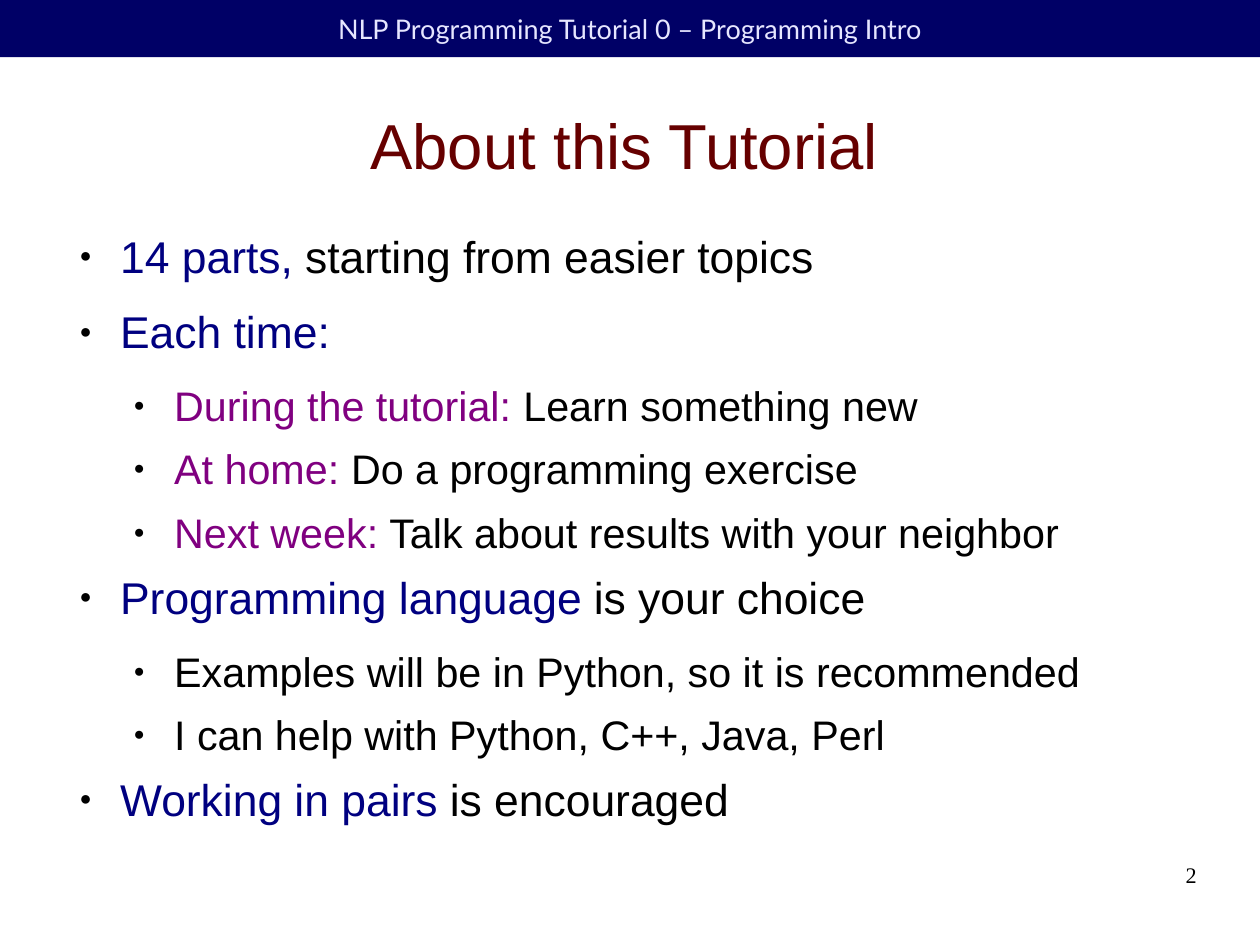
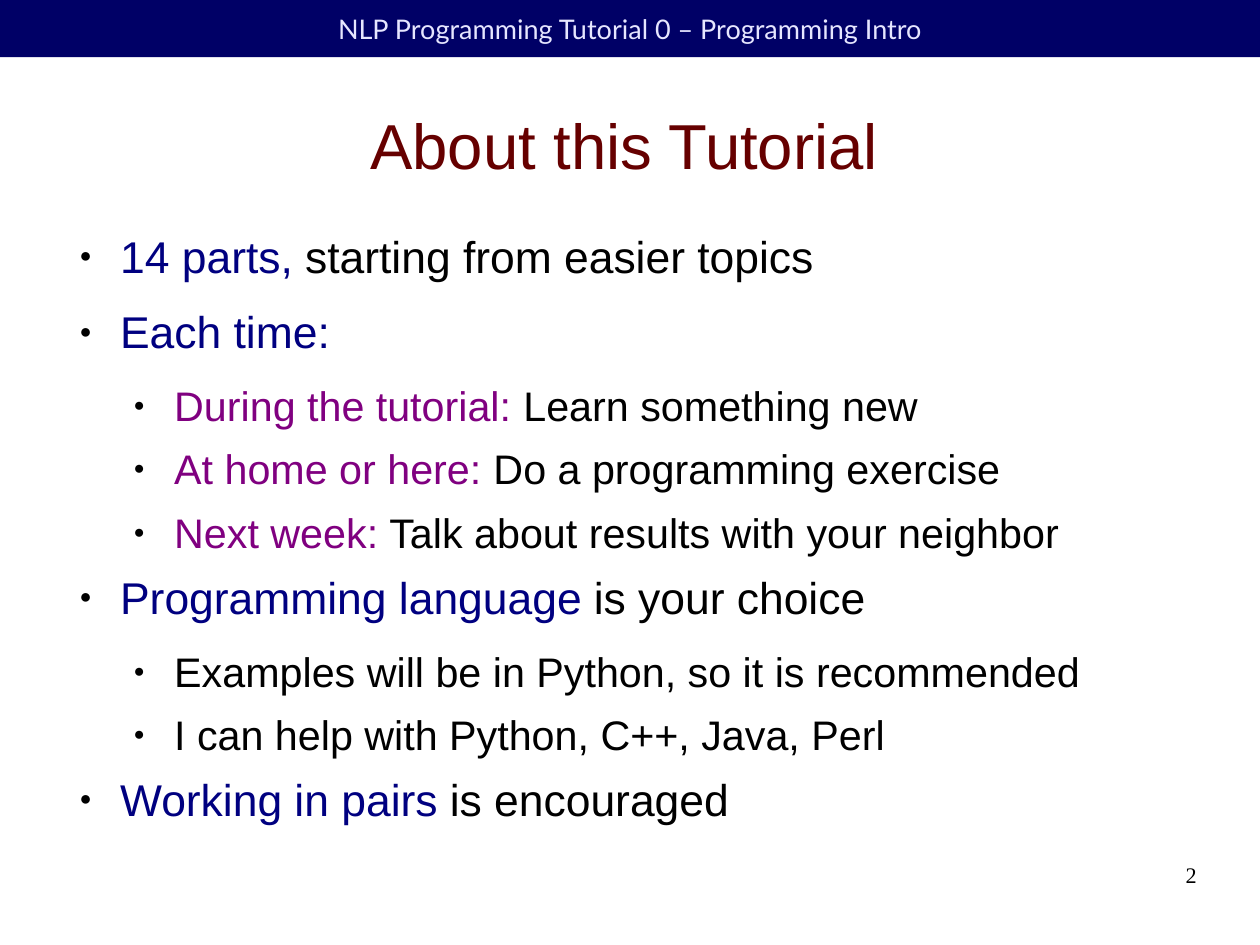
Before and after one commit to duffrind/nlppractice, a slide deck: slide 2 of download/00-intro/nlp-programming-en-00-intro.odp. Drawn at 1260x945 pixels with LibreOffice and Linux fonts; fonts in the diff are those of the drawing; background and template pictures are left out. Boxes give left, top, right and bottom in pixels: in the first picture for what was removed or moved away, otherwise in the second. Text is boxed around its words. In the diff, an @@ line names an element or a change of style, - is before the commit and + after.

```diff
--- a/download/00-intro/nlp-programming-en-00-intro.odp
+++ b/download/00-intro/nlp-programming-en-00-intro.odp
@@ text at (174, 454, 1000, 493): text changed @@
-  ● At home: Do a programming exercise
+  ● At home or here: Do a programming exercise
```
Also in this commit, not shown: 1 other slide changed, 9 other files.
